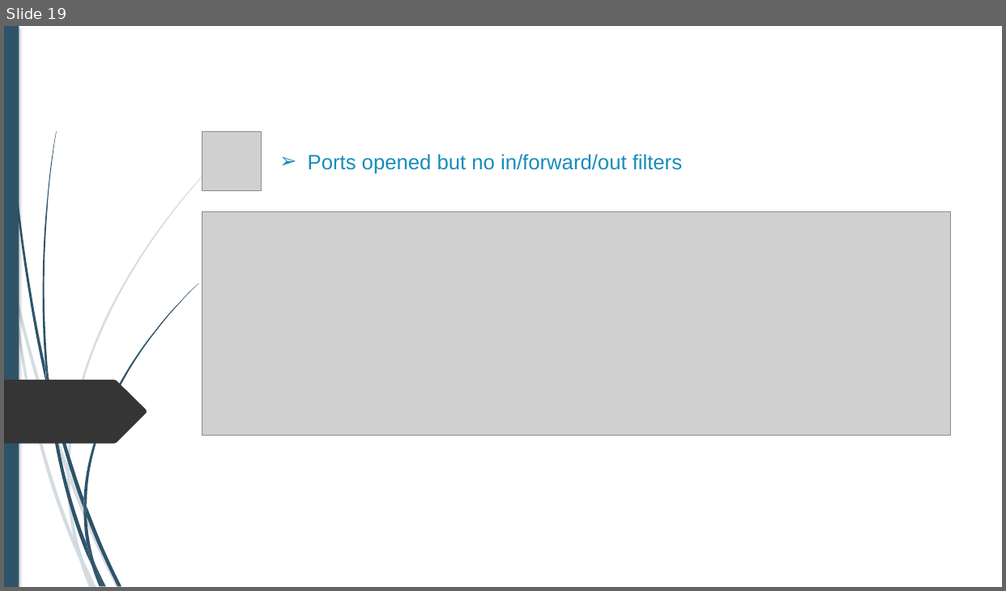
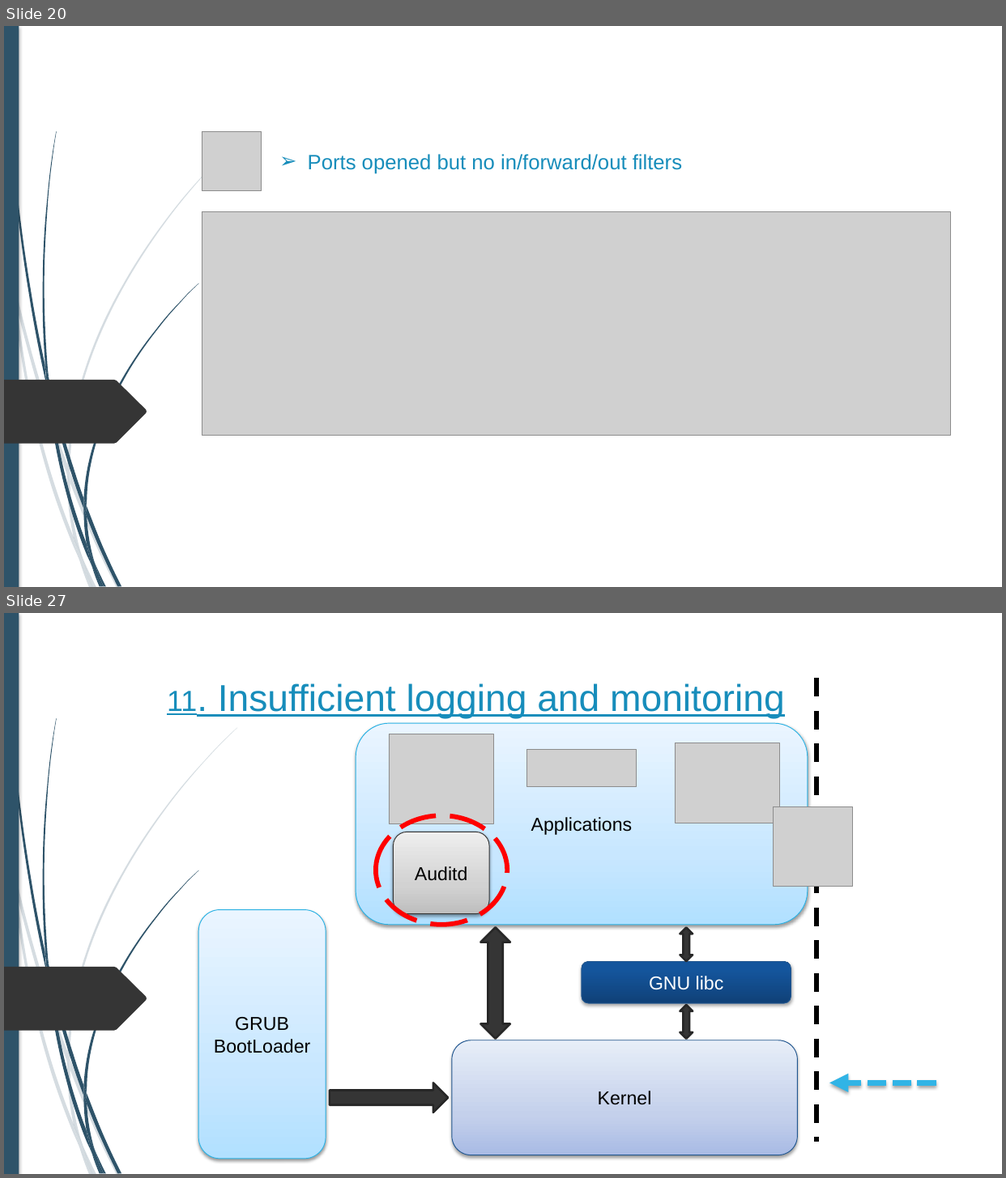
Before and after one commit to alexandreAubois/Secu_linux, a slide deck: Projet-Linux.pptx. Shown one above the other, each under a label of ours: slide 19 before the commit, slides 20 and 27 after it; the slides between them are not shown. The pictures are 1006x591 and 1006x1178 pixels, drawn with LibreOffice and Linux fonts; fonts in the diff are those of the drawing; grey boxes stand for pictures; background and template pictures are left out. Boxes give left, top, right and bottom in pixels: in the first picture for what was removed or moved away, otherwise in the second. Text is boxed around its words. In the diff, an @@ line names an element or a change of style, - is before the commit and + after.

```diff
--- a/Projet-Linux.pptx
+++ b/Projet-Linux.pptx
@@ slide 27 added at <box>4,613,1002,1174</box>, background #FFFFFF; not listed: 24 template elements that a slide beside it also shows @@
@@ text added at <box>167,683,785,719</box>, 36 pt, text #178DBB, underline @@
+11. Insufficient logging and monitoring
@@ line added from (817, 678) to (817, 1142), #000000 4.5 pt dashed @@
@@ group added at <box>198,723,808,1160</box>: 4 rounded rectangles, 3 pictures, 3 up down arrows, 1 right arrow @@
+GRUB
+BootLoader
+Kernel
+GNU libc
+Applications
@@ picture added at <box>773,807,853,887</box> @@
@@ ellipse added at <box>376,815,508,925</box>, outline #FF0000 4.5 pt dashed @@
@@ rounded rectangle added at <box>394,833,489,914</box>, fill gradient #BFBFBF to #D2D2D2 to #EEEEEE, outline #343434 0.75 pt, 18 pt, text #000000 @@
+Auditd
@@ arrow added from (936, 1083) to (829, 1083), #31B4E6 6 pt dashed @@
@@ what was slide 19 is now slide 20 @@
```
Also in this commit, not shown: 5 slides changed, 9 other slides added.
